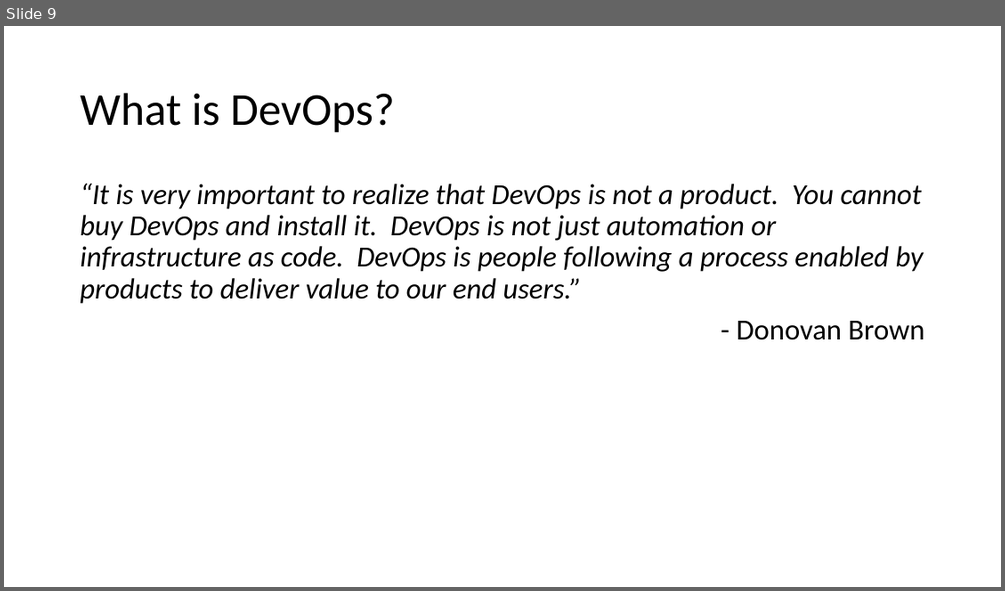
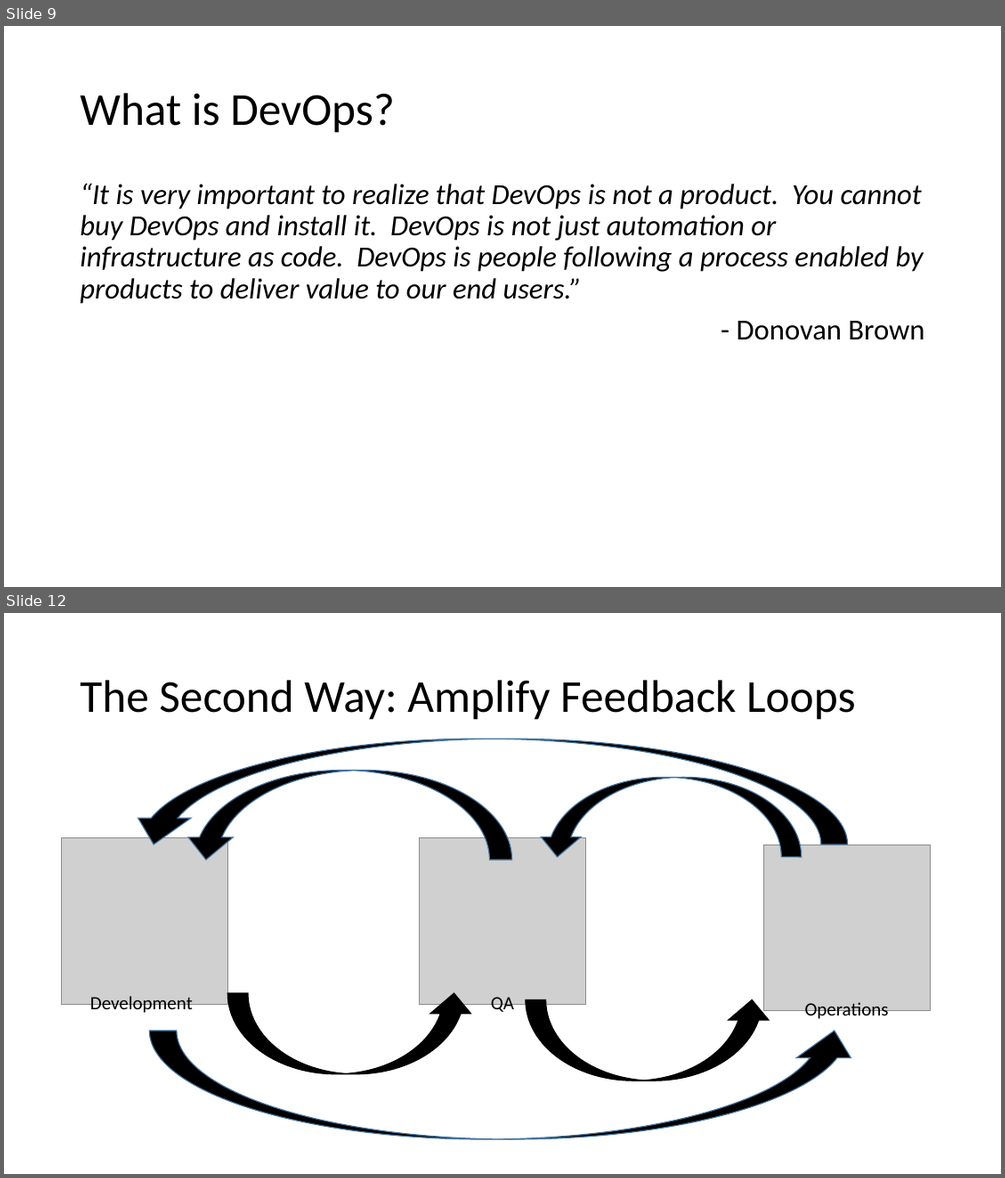
Before and after one commit to way0utwest/DatabaseDevOpsMS, a slide deck: Section 1- Intro to DevOps/1.1IntroDatabaseDevOps.pptx. Shown one above the other, each under a label of ours: slide 9 before the commit, slides 9 and 12 after it; the slides between them are not shown. The pictures are 1005x591 and 1005x1178 pixels, drawn with LibreOffice and Linux fonts; fonts in the diff are those of the drawing; grey boxes stand for pictures. Boxes give left, top, right and bottom in pixels: in the first picture for what was removed or moved away, otherwise in the second. Text is boxed around its words. In the diff, an @@ line names an element or a change of style, - is before the commit and + after.

```diff
--- a/Section 1- Intro to DevOps/1.1IntroDatabaseDevOps.pptx
+++ b/Section 1- Intro to DevOps/1.1IntroDatabaseDevOps.pptx
@@ slide 12 added at (4,613,1001,1174), background #FFFFFF @@
@@ title added at (80,680,855,720), 44 pt, text #000000 @@
+The Second Way: Amplify Feedback Loops
@@ curved down arrow added at (128,738,848,844), fill #000000, outline #43739E 1 pt @@
@@ curved down arrow added at (184,770,512,860), fill #000000, outline #43739E 1 pt @@
@@ curved down arrow added at (537,777,801,857), fill #000000, outline #43739E 1 pt @@
@@ picture added at (62,838,228,1005) @@
@@ picture added at (419,838,586,1005) @@
@@ picture added at (764,844,930,1011) @@
@@ text added at (90,996,193,1014), 18 pt, text #000000 @@
+Development
@@ curved up arrow added at (227,993,474,1074), fill #000000, outline #000000 1 pt @@
@@ text added at (491,997,514,1014), 18 pt, text #000000 @@
+QA
@@ curved up arrow added at (526,999,773,1080), fill #000000, outline #000000 1 pt @@
@@ text added at (805,1002,889,1021), 18 pt, text #000000 @@
+Operations
@@ curved up arrow added at (150,1030,862,1139), fill #000000, outline #43739E 1 pt @@
```
Also in this commit, not shown: 5 slides changed, 2 other slides added, 3 slides removed, 6 other files.
